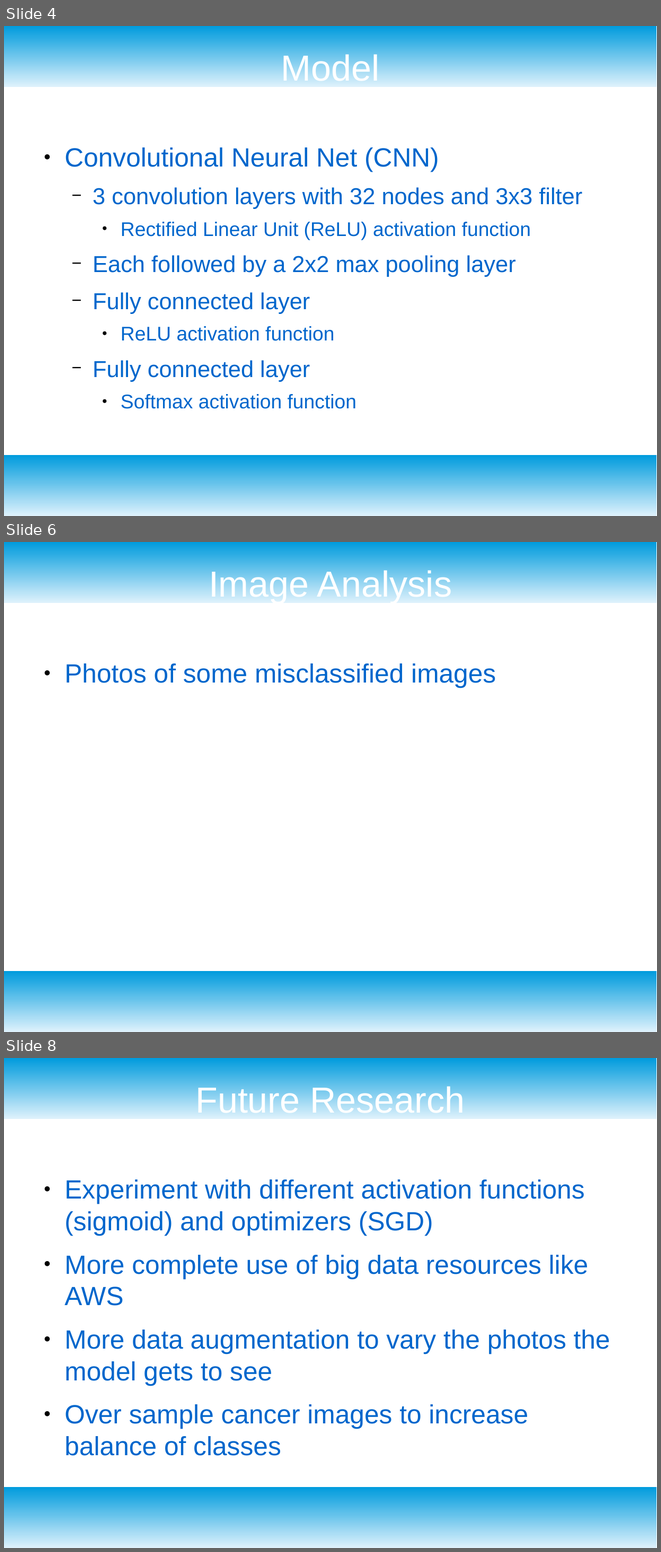
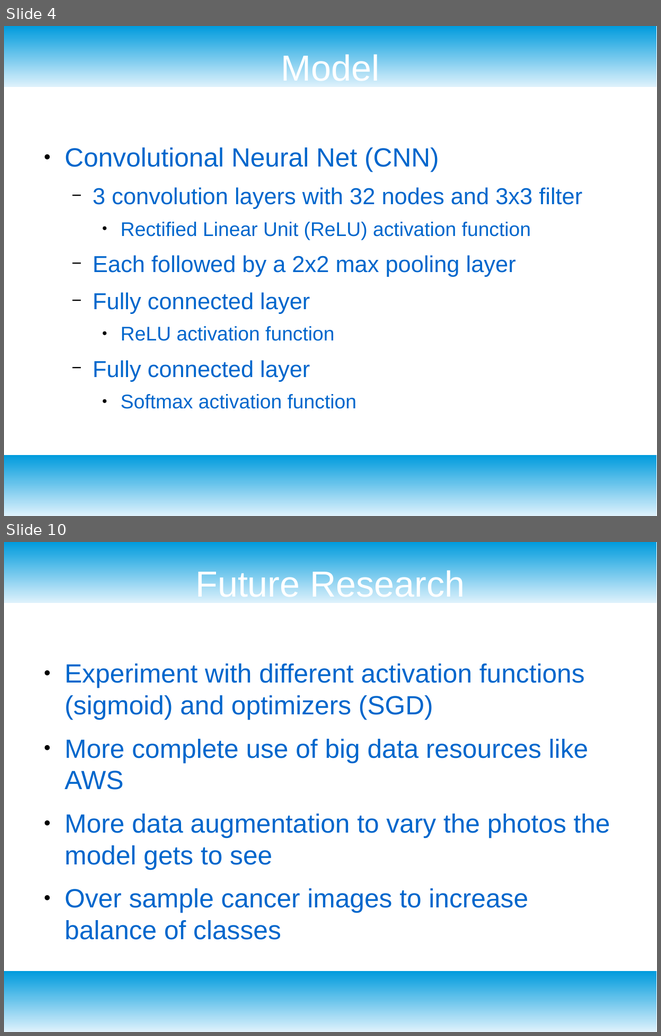
Before and after one commit to Shredder42/breast_cancer_histopathology, a slide deck: presentation.odp. Shown one above the other, each under a label of ours: slides 4, 6 and 8 before the commit, slides 4 and 10 after it; the slides between them are not shown. The pictures are 661x1552 and 661x1036 pixels, drawn with LibreOffice and Linux fonts; fonts in the diff are those of the drawing. Boxes give left, top, right and bottom in pixels: in the first picture for what was removed or moved away, otherwise in the second. Text is boxed around its words. In the diff, an @@ line names an element or a change of style, - is before the commit and + after.

Commit message:
saved images

```diff
--- a/presentation.odp
+++ b/presentation.odp
@@ slide 6 removed at (4,542,657,1032), background #FFFFFF; not listed: 2 template elements that a slide beside it also shows @@
@@ title removed at (209,567,452,603) @@
-Image Analysis
@@ text removed at (64,663,496,688) @@
-● Photos of some misclassified images
@@ what was slide 8 is now slide 10 @@
```
Also in this commit, not shown: 4 slides changed, 3 slides added, 10 other files.
